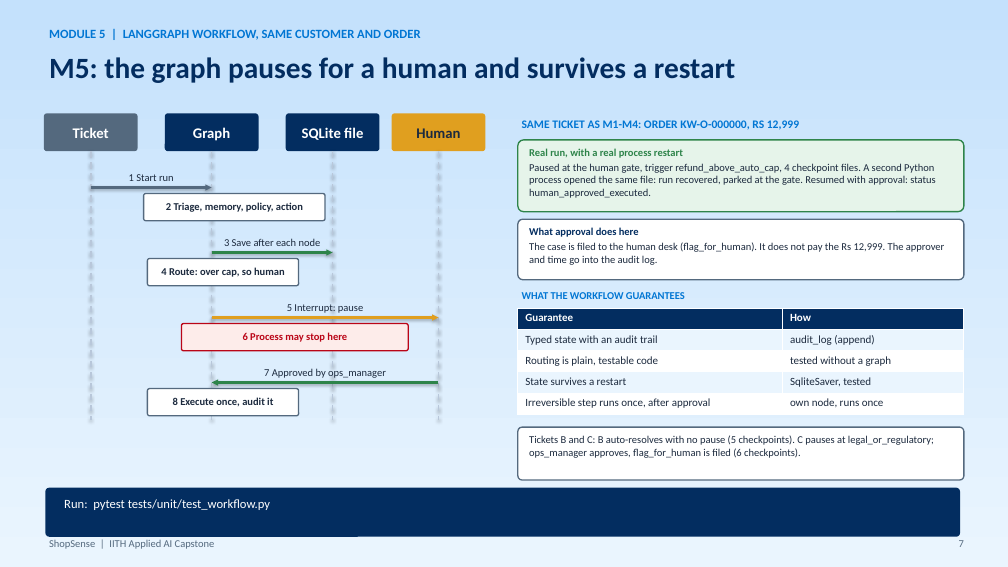
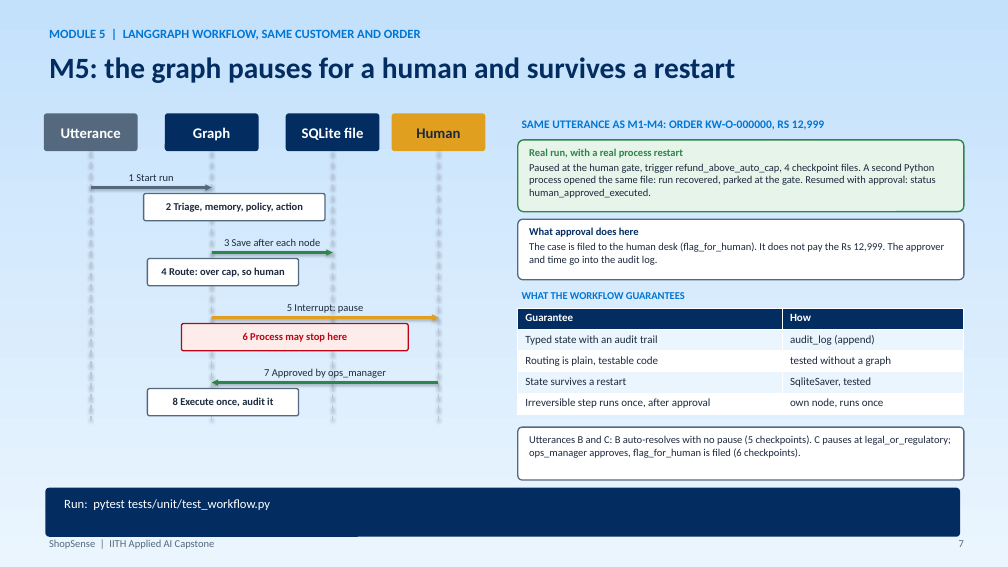
Before and after one commit to abhraj786/iith-ai-capstone-shopsense, a slide deck: slide 7 of docs/deck/iith-ai-capstone-shopsense.pptx. Drawn at 1008x567 pixels with LibreOffice and Linux fonts; fonts in the diff are those of the drawing. Boxes give left, top, right and bottom in pixels: in the first picture for what was removed or moved away, otherwise in the second. Text is boxed around its words. In the diff, an @@ line names an element or a change of style, - is before the commit and + after.

Commit message:
Deck: utterance wording throughout; README test counts; refresh slide outline; track M8 component report

```diff
--- a/docs/deck/iith-ai-capstone-shopsense.pptx
+++ b/docs/deck/iith-ai-capstone-shopsense.pptx
@@ text in rounded rectangle at bbox=[61, 128, 121, 138]: text changed @@
-Ticket
+Utterance
@@ text at bbox=[522, 120, 824, 130]: text changed @@
-SAME TICKET AS M1-M4: ORDER KW-O-000000, RS 12,999
+SAME UTTERANCE AS M1-M4: ORDER KW-O-000000, RS 12,999
@@ text at bbox=[529, 435, 951, 458]: text changed @@
-Tickets B and C: B auto-resolves with no pause (5 checkpoints). C pauses at legal_or_regulatory; ops_manager approves, flag_for_human is filed (6 checkpoints).
+Utterances B and C: B auto-resolves with no pause (5 checkpoints). C pauses at legal_or_regulatory; ops_manager approves, flag_for_human is filed (6 checkpoints).
```
Also in this commit, not shown: 6 other slides changed, 4 other files.
